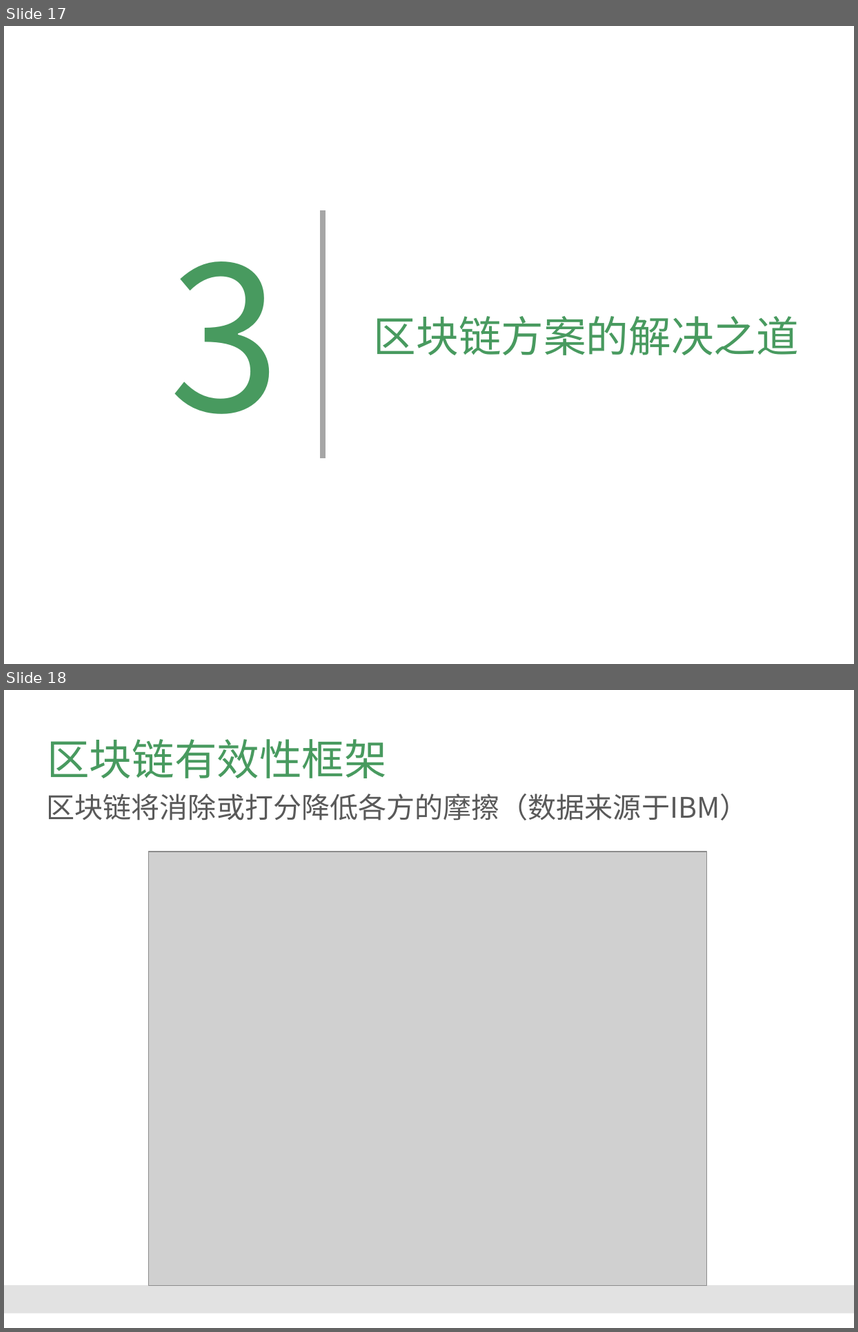
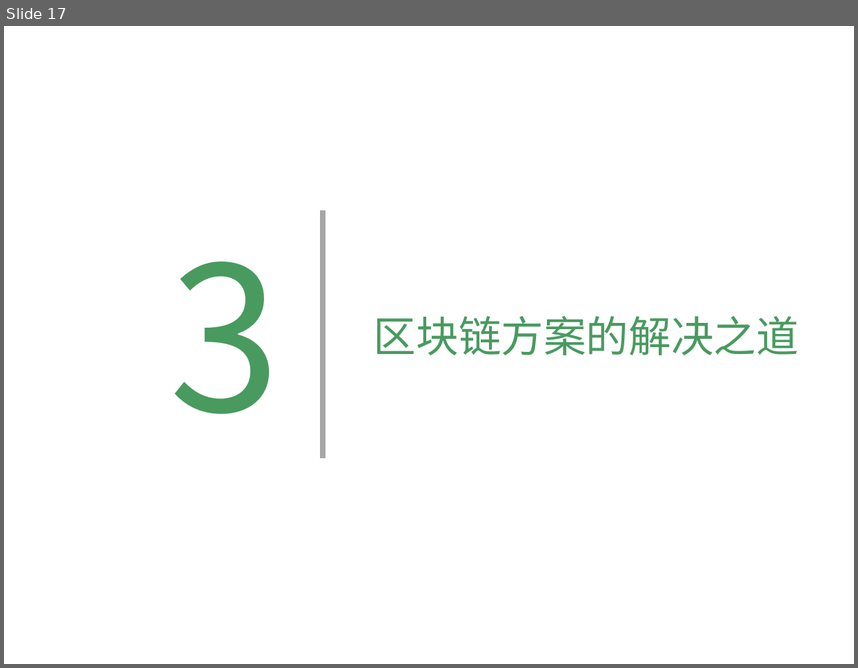
Before and after one commit to Catfeeds/DOC, a slide deck: A阿曼/proposal for Oman.pptx. Shown one above the other, each under a label of ours: slides 17 and 18 before the commit, slide 17 after it. The pictures are 858x1332 and 858x668 pixels, drawn with LibreOffice and Linux fonts; fonts in the diff are those of the drawing; grey boxes stand for pictures; background and template pictures are left out. Boxes give left, top, right and bottom in pixels: in the first picture for what was removed or moved away, otherwise in the second. Text is boxed around its words. In the diff, an @@ line names an element or a change of style, - is before the commit and + after.

```diff
--- a/A阿曼/proposal for Oman.pptx
+++ b/A阿曼/proposal for Oman.pptx
@@ slide 18 removed at (x1=4, y1=690, x2=854, y2=1328), background #FFFFFF @@
@@ title removed at (x1=47, y1=739, x2=387, y2=778) @@
-区块链有效性框架
@@ text removed at (x1=47, y1=793, x2=749, y2=820) @@
-区块链将消除或打分降低各方的摩擦（数据来源于IBM）
@@ picture removed at (x1=148, y1=851, x2=707, y2=1285) @@
@@ rectangle removed at (x1=4, y1=1285, x2=854, y2=1313) @@
```
Also in this commit, not shown: 8 slides changed, 11 slides added, 5 other slides removed.
